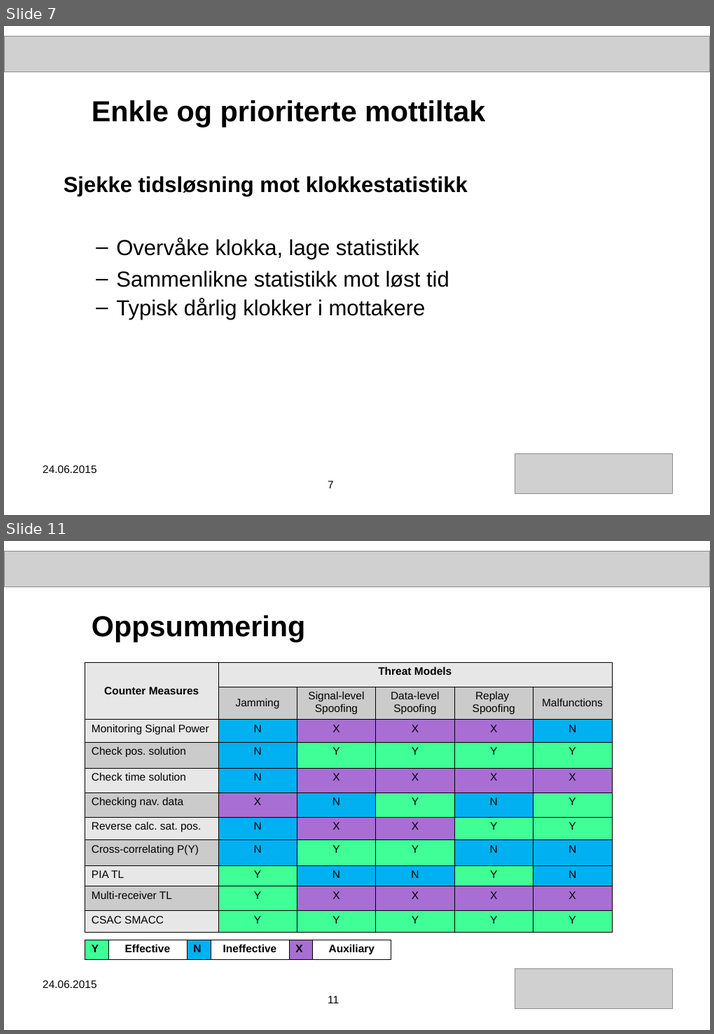
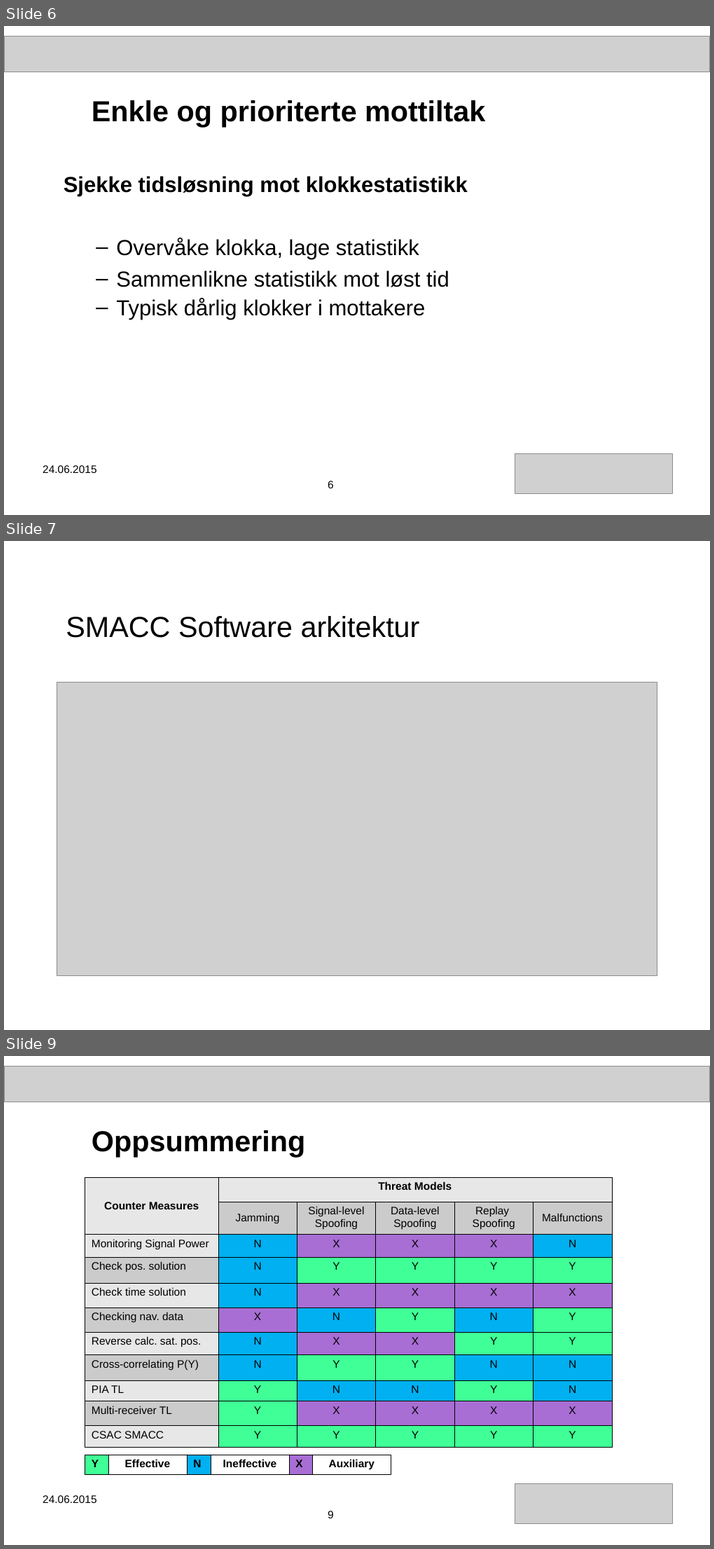
Before and after one commit to aschultzen/master_thesis, a slide deck: aril_presentasjon_2016.ppt. Shown one above the other, each under a label of ours: slides 7 and 11 before the commit, slides 6, 7 and 9 after it; the slides between them are not shown. The pictures are 714x1034 and 714x1549 pixels, drawn with LibreOffice and Linux fonts; fonts in the diff are those of the drawing; grey boxes stand for pictures; background and template pictures are left out. Boxes give left, top, right and bottom in pixels: in the first picture for what was removed or moved away, otherwise in the second. Text is boxed around its words. In the diff, an @@ line names an element or a change of style, - is before the commit and + after.

```diff
--- a/aril_presentasjon_2016.ppt
+++ b/aril_presentasjon_2016.ppt
@@ slide 7 added at (x1=4, y1=541, x2=710, y2=1030), background picture (left out) @@
@@ title added at (x1=66, y1=616, x2=420, y2=638), 32 pt, text #000000 @@
+SMACC Software arkitektur
@@ picture added at (x1=56, y1=682, x2=656, y2=975) @@
@@ what was slide 7 is now slide 6 @@
@@ page number at (x1=327, y1=480, x2=334, y2=488): text changed @@
-7
+6
@@ what was slide 11 is now slide 9 @@
@@ page number at (x1=327, y1=1510, x2=334, y2=1518): text changed @@
-11
+9
```
Also in this commit, not shown: 3 slides removed, 3 other files.
